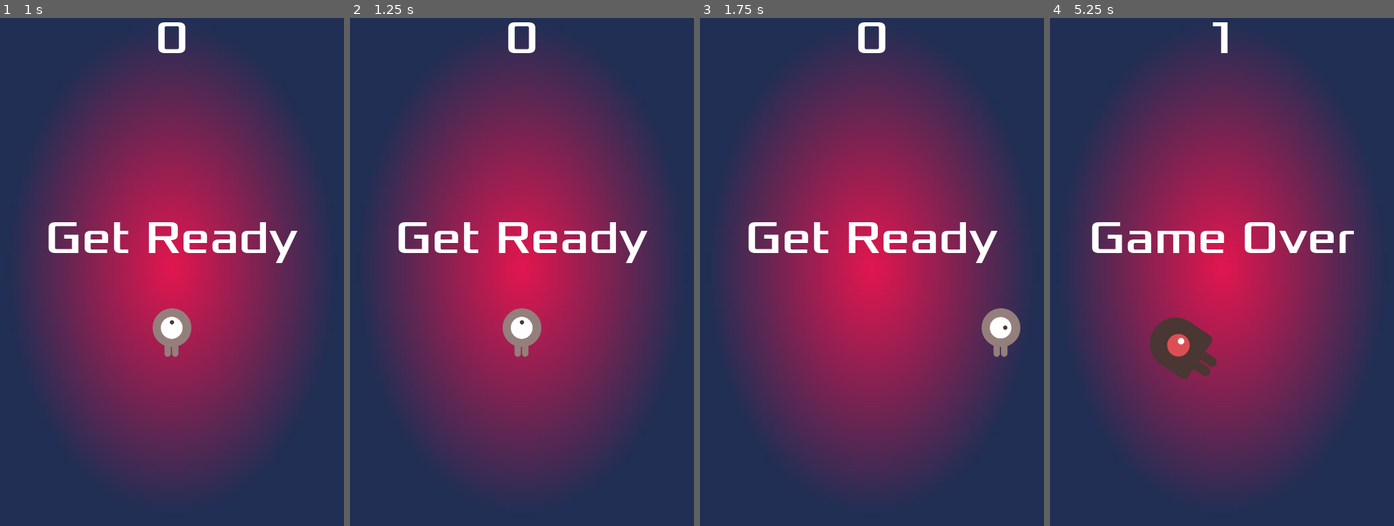
Above: before the commit, frames 1-4 (left to right).
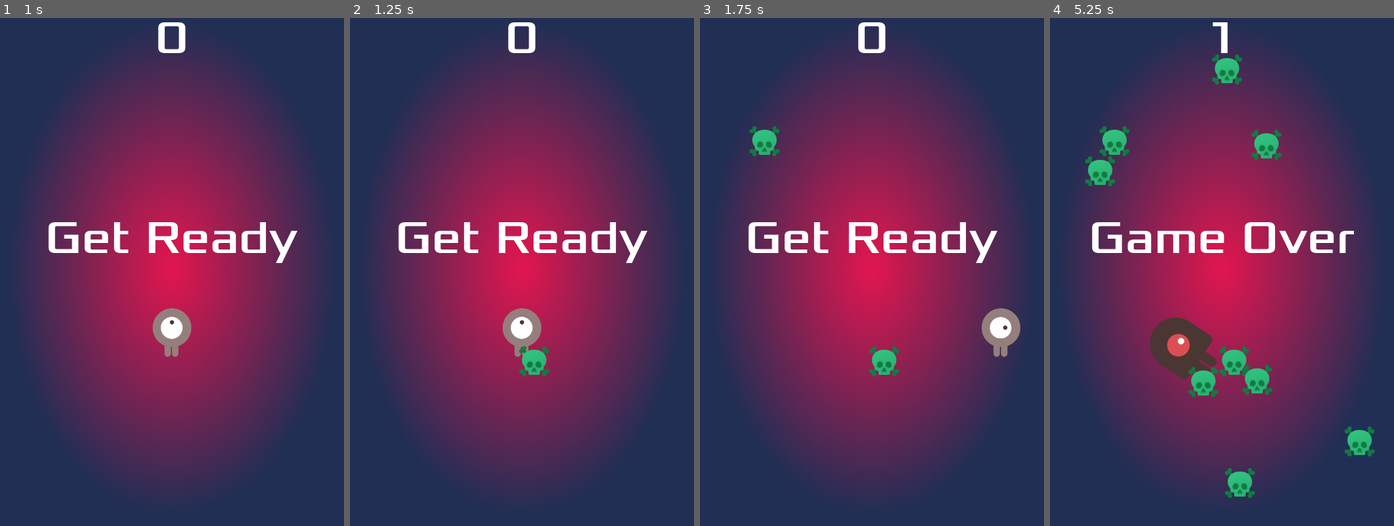
Above: after the commit, the same moments.

Repository: catarinaflores/DodgeTheCreeps
Game: Godot game, scene res://main.tscn
The game is run twice, just before and just after one commit, with the same random seed, the same clock (stepped at 60 frames per second) and the same inputs.
Inputs:
- Up to frame 1 (1 s): click "START" at 0.5 s
- Up to frame 2 (1.25 s): no input
- Up to frame 3 (1.75 s): hold D (move_right) from 1.28 s (still down)
- Up to frame 4 (5.25 s): release D (move_right) at 2.03 s; hold S (move_down) 2.03-2.78 s; hold D (move_right) 2.78-3.53 s; hold W (move_up) 3.53-4.28 s; hold A (move_left) from 4.28 s (still down)

Frame 1 is identical in both runs. In frame 2, 0.4% of the frame differs, in the area x 49-58%, y 64-71%; in frame 3, 0.7%; in frame 4, 3.3%, in the area x 10-95%, y 7-95%.

Commit message:
re-doing powerups

Diff:
--- a/PowerUp.gd
+++ b/PowerUp.gd
@@ -1,7 +1,6 @@
-extends RigidBody2D
+extends Area2D
 
 
-
-func _on_body_entered(body: Node) -> void:
-	get_tree().call_group("mob", "queue_free")
-	queue_free()
+func spawn(position: Vector2) -> void:
+	position = Vector2(randi_range(0, get_viewport().size.x),\
+	randi_range(0, get_viewport().size.y))
--- a/main.gd
+++ b/main.gd
@@ -14,8 +14,7 @@
 @onready var game_over_music: AudioStreamPlayer2D = %GameOverMusic
 @onready var background_music: AudioStreamPlayer2D = %BackgroundMusic
 @onready var pause_screen: CanvasLayer = %PauseScreen
-
-
+@onready var power_up_timer: Timer = %PowerUpTimer
 
 
 
@@ -30,7 +29,7 @@
 	hud.show_game_over()
 	hud.background_music.stop()
 	hud.game_over_music.play()
-
+	power_up_timer.start()
 
 func new_game() -> void:
 	score = 0
@@ -39,7 +38,7 @@
 	hud.update_score(score)
 	hud.show_message("Get Ready")
 	get_tree().call_group("mob", "queue_free")
-
+	power_up_timer.start()
 
 
 func _on_start_timer_timeout() -> void:
@@ -76,6 +75,7 @@
 	randi_range(0, get_viewport().size.y))
 	powerup.global_position = _powerup_spawn_location
 
+
 func _unhandled_input(_event: InputEvent) -> void:
 	if Input.is_action_just_pressed("pause"):
 		get_tree().paused = true
--- a/main.tscn
+++ b/main.tscn
@@ -53,6 +53,7 @@
 
 [node name="PowerUpTimer" type="Timer" parent="."]
 unique_name_in_owner = true
+wait_time = 0.5
 
 [node name="StartPosition" type="Marker2D" parent="."]
 unique_name_in_owner = true
--- a/power_up_2.gd
+++ b/power_up_2.gd
@@ -1,6 +1,8 @@
 extends "res://PowerUp.gd"
 
-signal double_score
 
-func _on_body_entered(body: Node) -> void:
-	double_score.emit()
+func spawn(position: Vector2) -> void:
+	super(position)
+
+func _on_body_entered(body: Area2D) -> void:
+	pass # Replace with function body.
--- a/power_up_2.tscn
+++ b/power_up_2.tscn
@@ -1,19 +1,7 @@
-[gd_scene load_steps=5 format=3 uid="uid://bti4m6atsonag"]
+[gd_scene load_steps=3 format=3 uid="uid://dsxr5mbghw1pi"]
 
 [ext_resource type="PackedScene" uid="uid://dqw6wcau1abx4" path="res://power_up.tscn" id="1_i2o4f"]
 [ext_resource type="Script" path="res://power_up_2.gd" id="2_mvkt0"]
-[ext_resource type="Texture2D" uid="uid://cuxtb5ckmueaa" path="res://art/icons8-siren-48.png" id="3_n76qp"]
-
-[sub_resource type="CapsuleShape2D" id="CapsuleShape2D_it675"]
-radius = 16.0
-height = 48.0
 
 [node name="PowerUp2" instance=ExtResource("1_i2o4f")]
 script = ExtResource("2_mvkt0")
-
-[node name="Sprite2D" parent="." index="0"]
-scale = Vector2(1.33333, 1.33333)
-texture = ExtResource("3_n76qp")
-
-[node name="CollisionShape2D" parent="." index="1"]
-shape = SubResource("CapsuleShape2D_it675")
